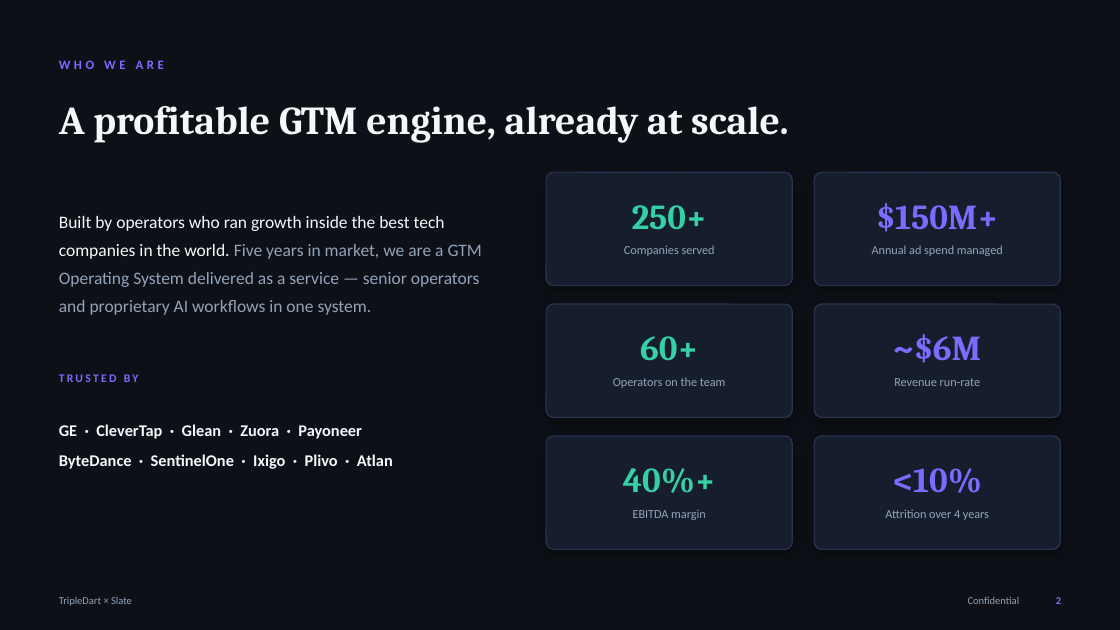
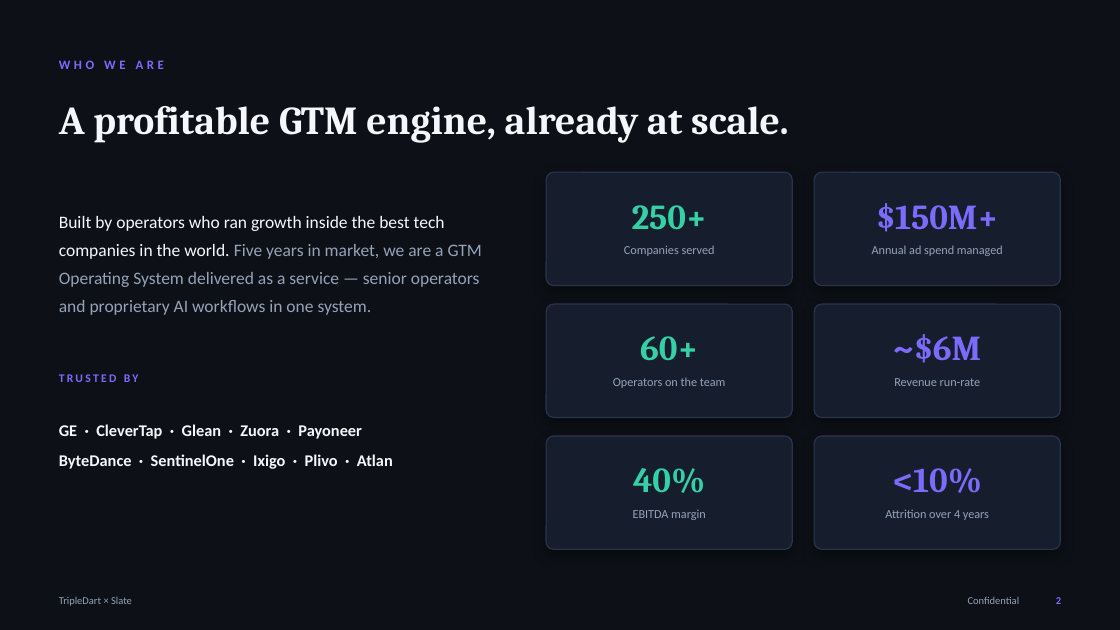
Before and after one commit to shiyam-source/Test, a slide deck: slide 2 of TripleDart_Slate_Investor_Deck.pptx. Drawn at 1120x630 pixels with LibreOffice and Linux fonts; fonts in the diff are those of the drawing. Boxes give left, top, right and bottom in pixels: in the first picture for what was removed or moved away, otherwise in the second. Text is boxed around its words. In the diff, an @@ line names an element or a change of style, - is before the commit and + after.

```diff
--- a/TripleDart_Slate_Investor_Deck.pptx
+++ b/TripleDart_Slate_Investor_Deck.pptx
@@ text at box(633, 468, 705, 493): text changed @@
-40%+
+40%
```
Also in this commit, not shown: 3 other slides changed, 1 other file.
